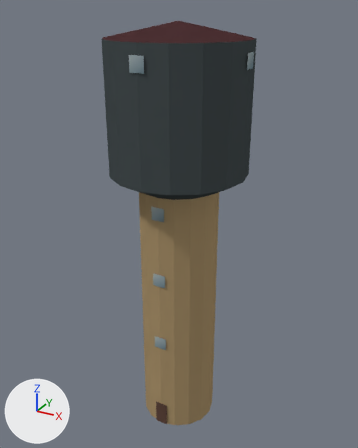
The Blender file blender/водонапорная_башня/водонапорная_башня.blend as it was, and as the next commit left it.
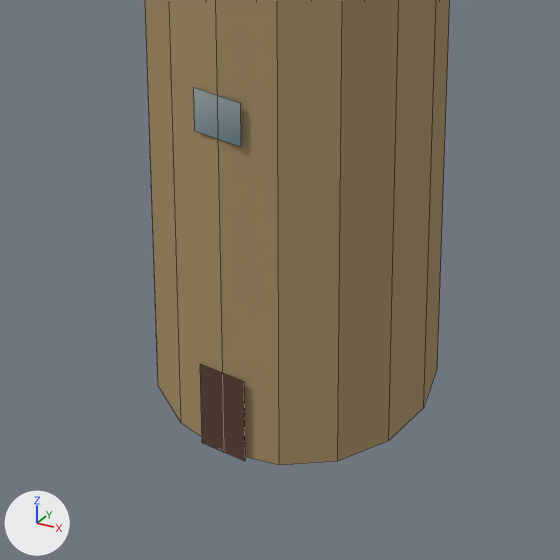
Old and new are each drawn whole from a camera (50 mm lens) standing at (16.38, -29.74, 31.8) and looking at (-0.23, 0.47, 16.69) and again close up on the part from 30% to 67% of the width and 70% to 100% of the height. The lights are fixed; the arrows at lower left show +X, +Y and +Z. The close-ups show mesh edges as thin lines.

In view in the first close-up: 'водонапорная_башня'.
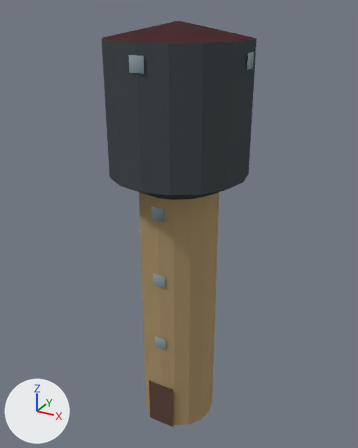
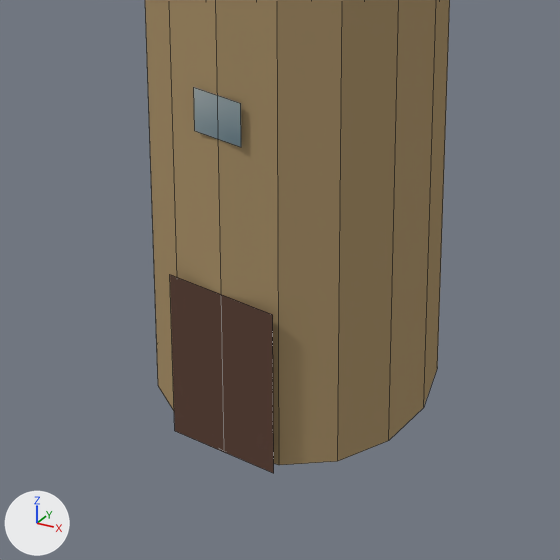
The newer file is also rescaled (x0.503) as a whole; pictures and numbers use the older file's frame.

What the commit changed:
me_cylinder has 97 vertices, 72 faces and spans x -5.0..5.0, y -5.0..5.0, z 0.0..31.0.
me_cylinder is used by ob_водонапорная_башня; location (0.0, 0.0, 0.0).
Part 1, on me_cylinder:
Vertex 93 of me_cylinder moves from (-0.5, -3.0, 0.0) at pixel (202, 442) to (-1.1, -3.0, 0.0) at pixel (174, 430).
Vertex 94 of me_cylinder moves from (-0.5, -3.0, 2.0) at pixel (200, 363) to (-1.1, -3.0, 4.0) at pixel (169, 274).
Vertex 95 of me_cylinder moves from (0.5, -3.0, 0.0) at pixel (245, 461) to (1.1, -3.0, 0.0) at pixel (273, 473).
Vertex 96 of me_cylinder moves from (0.5, -3.0, 2.0) at pixel (244, 381) to (1.1, -3.0, 4.0) at pixel (272, 314).

Changed parts and their boxes (x1, y1, x2, y2) in the close-ups (560 x 560 px; the box of a moved part takes in the faces that stretch with it):
'водонапорная_башня', reshaped: before (145, 0, 450, 465); after (145, 0, 450, 473)
part 1 of me_cylinder, moved or reshaped: before (200, 364, 245, 461); after (170, 275, 274, 473)
